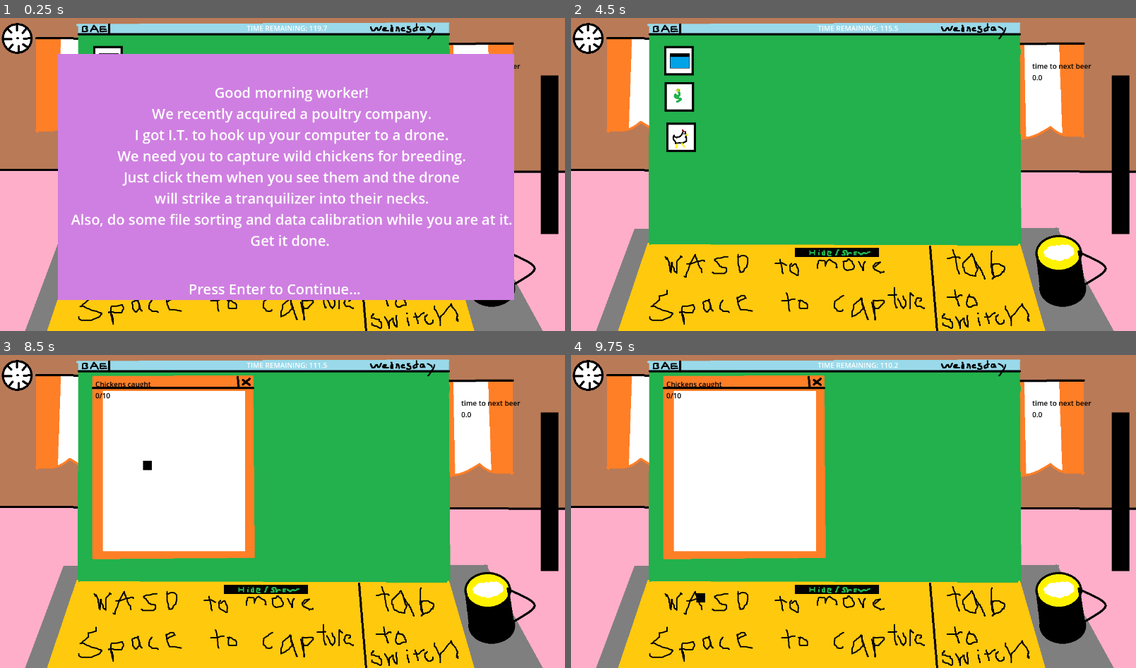
Above: before the commit, frames 1-4 (two rows, left to right).
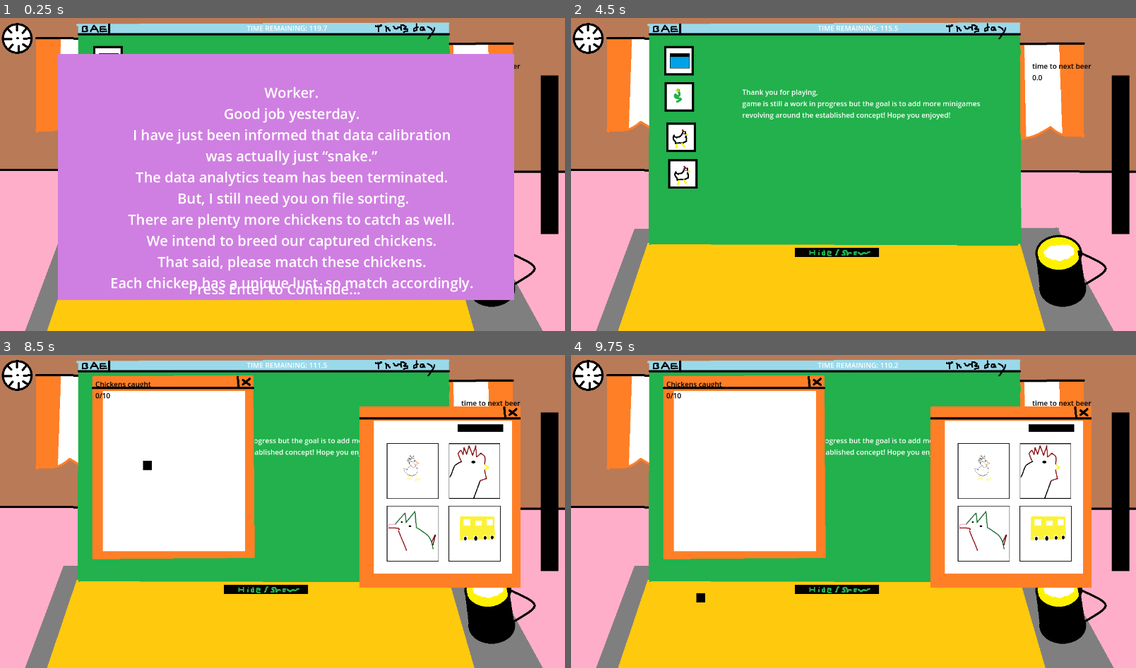
Above: after the commit, the same moments.

Repository: xepewout/BAE
Game: Godot game, scene res://main.tscn
Two runs of this game, one before a commit and one after it. Both use one fixed random seed, a clock stepped at 60 frames per second and the inputs below.
Inputs (mouse positions are in pixels of both pictures, inside the frame that each line leads up to):
- Up to frame 1 (0.25 s): no input
- Up to frame 2 (4.5 s): click (678, 61) at 0.5 s; click (678, 136) at 1.25 s; click (836, 252) at 2 s; click (684, 174) at 2.77 s; click (678, 96) at 3.5 s; tap Enter (enter) at 4.25 s; move the mouse to (977, 155) at 4.27 s; hold D (Move_Right) from 4.28 s (still down); click (977, 155) at 4.35 s
- Up to frame 3 (8.5 s): tap Space (space) at 5, 6.5 s; move the mouse to (169, 524) at 5.02 s; release D (Move_Right) at 5.03 s; hold S (Move_Down) 5.03-5.78 s; tap Enter (enter) at 5.1, 5.75, 7.25 s; click (169, 524) at 5.3 s; move the mouse to (339, 439) at 5.77 s; hold D (Move_Right) 5.78-6.53 s; click (339, 439) at 5.85 s; move the mouse to (254, 574) at 6.52 s; hold W (Move_Up) 6.53-7.28 s; tap 1 (one) at 6.6 s; click (254, 574) at 6.8 s; move the mouse to (452, 558) at 7.27 s; hold Space (space) 7.28-8.03 s; hold A (Move_Left) from 7.28 s (still down); click (452, 558) at 7.55 s; move the mouse to (113, 461) at 8.02 s; tap Tab (tab) at 8.1 s; click (113, 461) at 8.3 s
- Up to frame 4 (9.75 s): move the mouse to (881, 508) at 8.77 s; release A (Move_Left) at 8.78 s; hold S (Move_Down) 8.78-9.53 s; hold 3 (three) 8.78-9.53 s; click (881, 508) at 9.05 s; move the mouse to (768, 430) at 9.52 s; hold D (Move_Right) from 9.53 s (still down); tap 2 (two) at 9.6 s

The runs differ from the first frame. In frame 1, 9.4% of the frame differs, in the area x 12-91%, y 2-100%; in frame 2, 3.1%; in frame 3, 18%, in the area x 13-93%, y 2-100%; in frame 4, 18%.

Commit message:
version .8.4
-added framework for chicken sort

Diff:
--- a/bae/main.gd
+++ b/bae/main.gd
@@ -6,16 +6,19 @@
 const BEER = preload("res://scenes/beer.tscn")
 const CHICKEN_HUNT = preload("res://scenes/chicken_hunt.tscn")
 const BRIEF = preload("res://brief.tscn")
+const CHICKEN_SORT = preload("res://scenes/chicken_sort.tscn")
 var brief = BRIEF.instantiate()
 var snake = SNAKE_GAME.instantiate()
 var fileSort = FILE_SORT.instantiate()
 var beer = BEER.instantiate()
 var chickenHunt = CHICKEN_HUNT.instantiate()
+var chickenSort = CHICKEN_SORT.instantiate()
+
 #VARIABLE STATES
 var drunk = false
 var electric = false
 var buzzed = false
-var day = 3
+var day = 4
 var passedGames = 0
 var fileStart = false
 var hidePress = true
@@ -30,6 +33,7 @@
 
 @onready var game_timer: Timer = $GameTimer
 @onready var chicken_hunt_button: Button = $ChickenHuntButton
+@onready var chicken_sort_button: Button = $ChickenSortButton
 @onready var beer_timer: Timer = $BeerTimer
 @onready var snake_button: Button = $SnakeButton
 @onready var hide_button: Button = $HideButton
@@ -54,10 +58,12 @@
 	snake.queue_free()
 	fileSort.queue_free()
 	beer.queue_free()
+	chickenSort.queue_free()
 	snake = null
 	fileSort = null
 	beer = null
 	chickenHunt = null
+	chickenSort = null
 	_changeDays()
 
 # Called every frame. 'delta' is the elapsed time since the previous frame.
@@ -126,6 +132,8 @@
 			_snakeTime(toggle)
 		if day > 2:
 			_chickenHuntTime(toggle)
+		if day >3:
+			_chickenSortTime(toggle)
 #add snake to the game
 func _snakeTime(toggle):
 	#debug
@@ -144,7 +152,17 @@
 	if toggle and !chickenHunt and chicken_hunt_button.visible == true:
 		chickenHunt = CHICKEN_HUNT.instantiate()
 		add_child(chickenHunt)
-
+		if !chickenSort:
+			_chickenSortTime(toggle)
+
+#add chicken sort to the game
+func _chickenSortTime(toggle):
+	_hide(!toggle)
+	if toggle and !chickenSort and chicken_sort_button.visible == true:
+		chickenSort = CHICKEN_SORT.instantiate()
+		add_child(chickenSort)
+		if !chickenHunt:
+			_chickenHuntTime(toggle)
 #beer scene calls beer after checking target
 func _beer():
 	beer.queue_free()
@@ -171,7 +189,14 @@
 		if fileSort:
 			fileSort._normal()
 		print("buzzed")
+
 func _hide(toggle):
+	if chickenSort and chicken_sort_button.visible:
+		chickenSort.visible = !toggle
+		if !toggle:
+			chickenSort.process_mode = PROCESS_MODE_INHERIT
+		else:
+			chickenSort.process_mode = PROCESS_MODE_DISABLED
 	if chickenHunt and chicken_hunt_button.visible:
 		chickenHunt.visible = !toggle
 		if !toggle:
@@ -247,6 +272,7 @@
 		chicken_hunt_button.visible = true
 	if day >=4:
 		day_4_label.visible = true
+		chicken_sort_button.visible = true
 
 func _gameOver():
 	if snake:
--- a/bae/main.tscn
+++ b/bae/main.tscn
@@ -57,6 +57,16 @@
 offset_top = 243.0
 offset_right = 287.0
 offset_bottom = 318.0
+toggle_mode = true
+icon = ExtResource("7_2gcre")
+flat = true
+
+[node name="ChickenSortButton" type="Button" parent="."]
+visible = false
+offset_left = 216.0
+offset_top = 326.0
+offset_right = 291.0
+offset_bottom = 401.0
 toggle_mode = true
 icon = ExtResource("7_2gcre")
 flat = true
@@ -145,6 +155,7 @@
 [connection signal="toggled" from="SnakeButton" to="." method="_snakeTime"]
 [connection signal="toggled" from="FileSortButton" to="." method="_fileSortTime"]
 [connection signal="toggled" from="ChickenHuntButton" to="." method="_chickenHuntTime"]
+[connection signal="toggled" from="ChickenSortButton" to="." method="_chickenSortTime"]
 [connection signal="toggled" from="HideButton" to="." method="_hide"]
 [connection signal="timeout" from="VictoryTimer" to="." method="_changeDays"]
 [connection signal="timeout" from="GameOverTimer" to="." method="_reload"]
--- a/bae/scenes/chicken.gd
+++ b/bae/scenes/chicken.gd
@@ -5,7 +5,8 @@
 
 
 func _on_input_event(viewport: Node, event: InputEvent, shape_idx: int) -> void:
-	if Input.is_action_just_pressed("mouse_left"):
+	if event.is_action("mouse_left") and event.is_pressed() and not event.is_echo():
+	#if Input.is_action_just_pressed("mouse_left"):
 		chicken_sort.debug+=1
 		print(chicken_sort.debug)
 		chicken_sort.flag += 1
--- a/bae/scenes/chicken_m.gd
+++ b/bae/scenes/chicken_m.gd
@@ -5,7 +5,8 @@
 
 
 func _on_input_event(viewport: Node, event: InputEvent, shape_idx: int) -> void:
-	if Input.is_action_just_pressed("mouse_left"):
+	if event.is_action("mouse_left") and event.is_pressed() and not event.is_echo():
+	#if Input.is_action_just_pressed("mouse_left"):
 		chicken_sort.debug+=1
 		print(chicken_sort.debug)
 		print("mouseclick")
--- a/bae/scenes/chicken_sort.tscn
+++ b/bae/scenes/chicken_sort.tscn
@@ -29,11 +29,11 @@
 script = ExtResource("1_xgf3y")
 
 [node name="CanvasLayer" type="TextureRect" parent="."]
-visible = false
 offset_left = 814.0
 offset_top = 126.0
 offset_right = 1179.0
 offset_bottom = 538.0
+mouse_filter = 2
 texture = ExtResource("3_b5vws")
 metadata/_edit_use_anchors_ = true
 
@@ -43,6 +43,7 @@
 offset_top = 33.0
 offset_right = 346.0
 offset_bottom = 380.0
+mouse_filter = 2
 metadata/_edit_use_anchors_ = true
 
 [node name="timerBar" type="TextureProgressBar" parent="CanvasLayer/ColorRect"]
--- a/bae/scenes/fox.gd
+++ b/bae/scenes/fox.gd
@@ -5,7 +5,8 @@
 
 
 func _on_input_event(viewport: Node, event: InputEvent, shape_idx: int) -> void:
-	if Input.is_action_just_pressed("mouse_left"):
+	if event.is_action("mouse_left") and event.is_pressed() and not event.is_echo():
+	#if Input.is_action_just_pressed("mouse_left"):
 		chicken_sort.debug+=1
 		print(chicken_sort.debug)
 		print("mouseclick")
--- a/bae/scenes/fox_1.gd
+++ b/bae/scenes/fox_1.gd
@@ -5,7 +5,8 @@
 
 
 func _on_input_event(viewport: Node, event: InputEvent, shape_idx: int) -> void:
-	if Input.is_action_just_pressed("mouse_left"):
+	if event.is_action("mouse_left") and event.is_pressed() and not event.is_echo():
+	#if Input.is_action_just_pressed("mouse_left"):
 		chicken_sort.debug+=1
 		print(chicken_sort.debug)
 		print("mouseclick")
